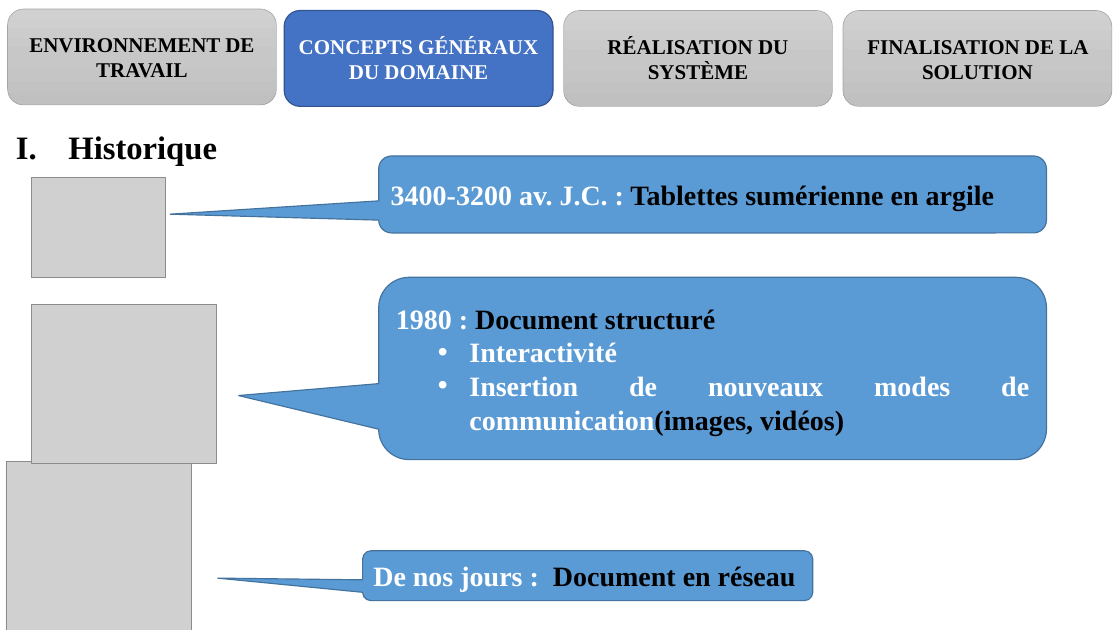
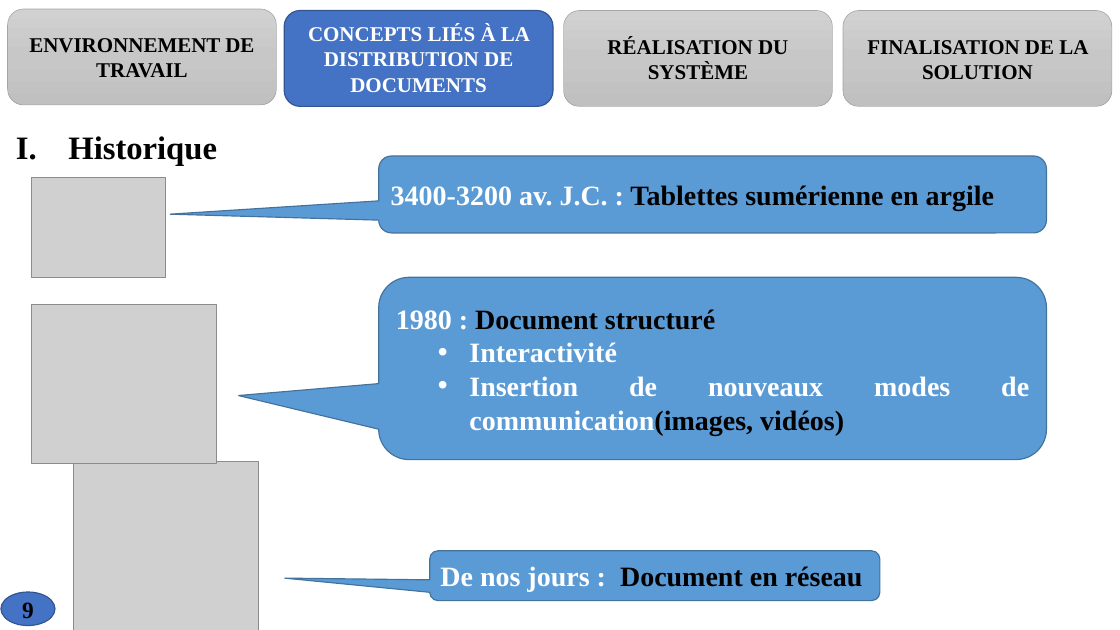
Before and after one commit to melaken/distdocs, a slide deck: slide 9 of Documents/theme/diapo.pptx (slide 8 before the commit). Drawn at 1120x630 pixels with LibreOffice and Linux fonts; fonts in the diff are those of the drawing; grey boxes stand for pictures. Boxes give left, top, right and bottom in pixels: in the first picture for what was removed or moved away, otherwise in the second. Text is boxed around its words. In the diff, an @@ line names an element or a change of style, - is before the commit and + after.

```diff
--- a/Documents/theme/diapo.pptx
+++ b/Documents/theme/diapo.pptx
@@ text in rounded rectangle at [308,25,530,92]: text changed @@
-CONCEPTS GÉNÉRAUX DU DOMAINE
+CONCEPTS LIÉS À LA DISTRIBUTION DE DOCUMENTS
@@ picture: place and size @@
-picture at [6,462,192,630]
+picture at [73,462,259,630]
@@ rounded speech box "De nos jours : Document ...": place and size @@
-rounded speech box "De nos jours : Document ..." at [363,551,813,601]
+rounded speech box "De nos jours : Document ..." at [430,551,881,601]
@@ page number added at [1,592,55,626], fill #4472C4, outline #325491 1 pt, 20 pt, text #000000, bold @@
+9
```
Also in this commit, not shown: 28 other slides changed, 2 slides added, 26 other files.
